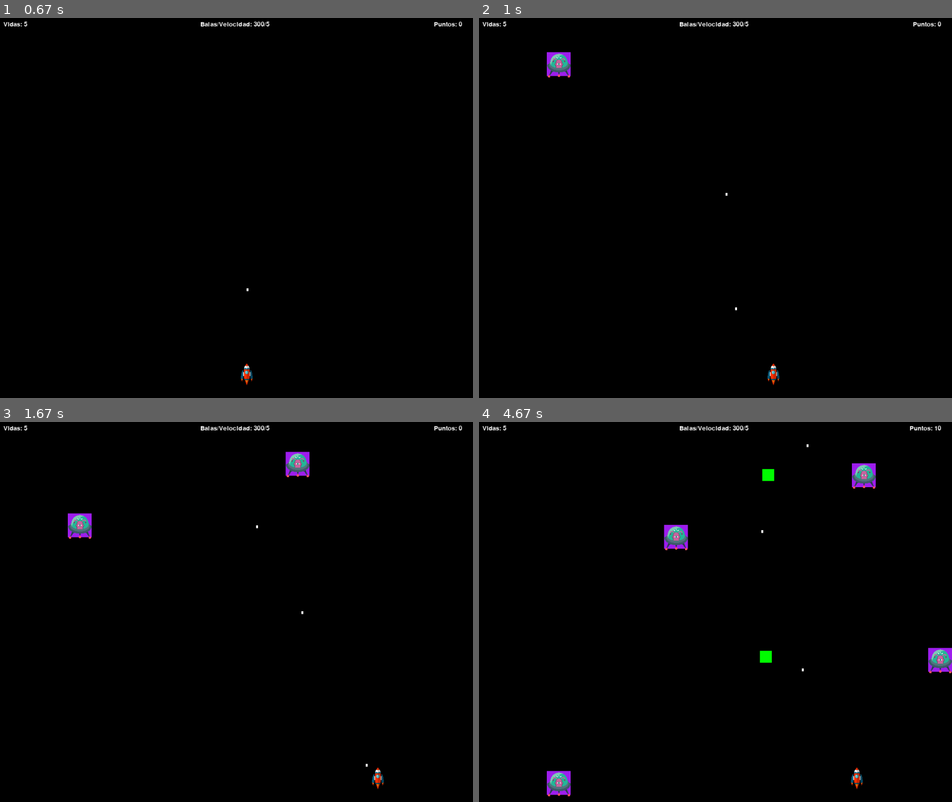
Above: before the commit, frames 1-4 (two rows, left to right).
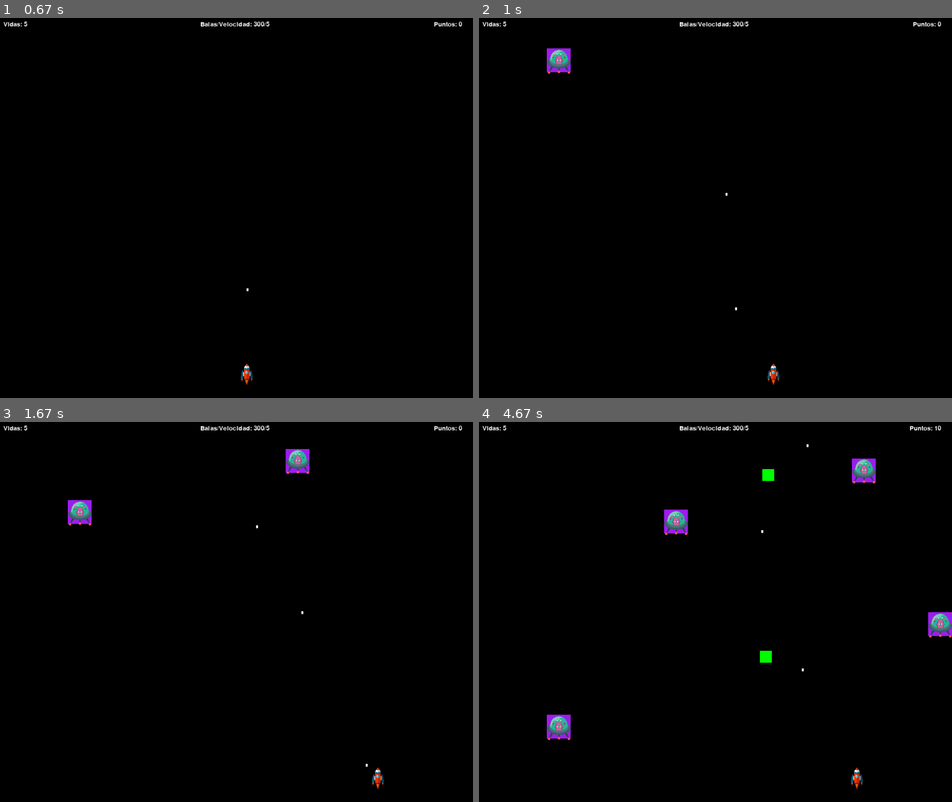
Above: after the commit, the same moments.

Repository: lvicenteperea/Curso_Python
Game: pygame game, started from Juego_pygame/inicia.py
The game is run twice, just before and just after one commit, with the same random seed, the same clock (stepped at 60 frames per second) and the same inputs.
Inputs:
- Up to frame 1 (0.67 s): tap Space at 0.33 s
- Up to frame 2 (1 s): hold Right from 0.67 s (still down); tap Space at 0.73 s
- Up to frame 3 (1.67 s): tap Space at 1.03, 1.28, 1.58 s; release Right at 1.13 s; hold Right from 1.22 s (still down)
- Up to frame 4 (4.67 s): release Right at 1.68 s; hold Left 1.72-2.25 s; tap Space at 1.78, 2.08, 2.35, 2.65, 2.78, 3.08, 3.45, 3.75, 3.95, 4.25, 4.45 s; hold Left 2.28-2.68 s; hold Right 2.72-3.35 s; hold Left 3.38-3.85 s; hold Right 3.88-4.35 s; hold Right from 4.38 s (still down)

Frame 1 is identical in both runs. In frame 2, 0.3% of the frame differs, in the area x 14-20%, y 7-16%; in frame 3, 0.8%; in frame 4, 2.2%, in the area x 14-100%, y 9-99%.

Commit message:
compara cadenas

Diff:
--- /dev/null
+++ b/Ejercicios/comparar_textos/compara.py
@@ -0,0 +1,38 @@
+from fuzzywuzzy import fuzz
+
+print("-----------------------------------------------------")
+print("Compración por porcentaje de coincidencia")
+print("-----------------------------------------------------")
+texto1 = "Este es el texto pequeño."
+texto2 = "Este es el texto pequeño de algo mas grande y poderoso."
+similitud = fuzz.ratio(texto1, texto2)
+print(f"Similitud: {similitud}%")
+print("")
+print("")
+
+
+print("-----------------------------------------------------")
+print("coincidencia de palabras independientemente del orden de palabras")
+print("falten o sobren eliminando las difrencias de orden")
+print("-----------------------------------------------------")
+# METODO .token_set_ratio
+similitud_token_set = fuzz.token_set_ratio("Apple Inc. Incorporated", "Apple Inc.")
+print(f"Similitud con Conjunto de Tokens: {similitud_token_set}%")
+
+print("")
+print("")
+
+
+print("-----------------------------------------------------")
+print("extractOne: mejor coincidencia entre una lsita de opcoines")
+print("extract: lsita de coincidencias con el % de cada una")
+print("-----------------------------------------------------")
+# METODO .extractOne y .extract
+coincidencias = fuzz.extract("Apple Inc", opciones)
+print(f"Coincidencias: {coincidencias}")
+
+opciones = ["Apple Inc.", "Apple", "Microsoft Corp.", "Google LLC"]
+mejor_coincidencia = fuzz.extractOne("Apple Inc", opciones)
+print(f"Mejor coincidencia: {mejor_coincidencia}")
+print("")
+print("")
--- a/Juego_pygame/enemigo.py
+++ b/Juego_pygame/enemigo.py
@@ -4,7 +4,7 @@
 
 
 class Enemigo:
-    def __init__(self, x, y, ancho = 50, alto = 50, velocidad = 3, color = "purple") -> None:
+    def __init__(self, x, y, ancho = 50, alto = 50, velocidad = 2.5, color = "purple") -> None:
         self.x = x
         self.y = y
         self.ancho = ancho
